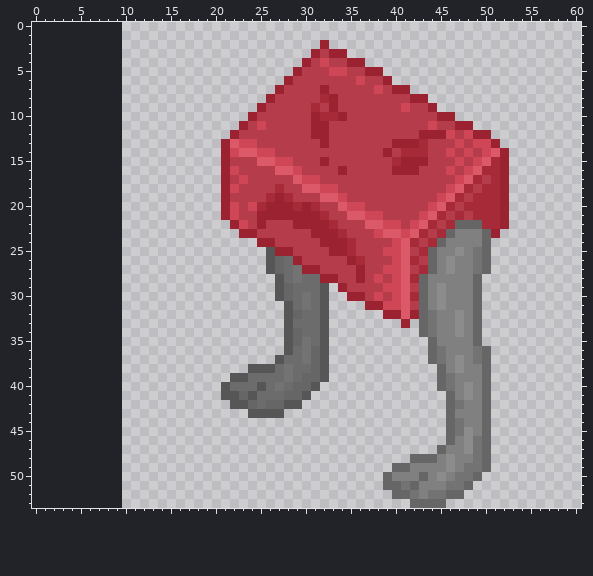
A pixel-art sprite gets an edit: EnemyImages/bricc.png. Above, as it was before the edit.
The file is 64x64 pixels. Colours within 5 levels of each other are drawn and written as one. The old version is drawn lined up with the new one, on the new canvas.
Once edited:
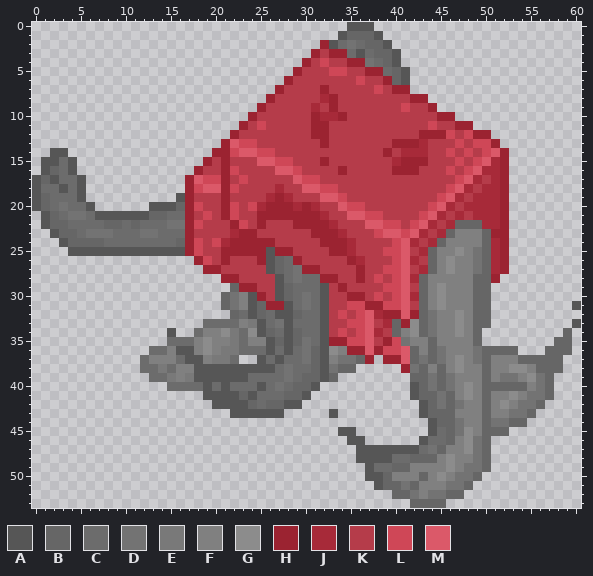
Palette (. is transparent): A #565656  B #666666  C #6c6c6c  D #737373  E #797979  F #808080  G #8c8c8c  H #9b2331  J #a72a39  K #b53c4a  L #cf4757  M #db5969
Difference:
canvas 64x64 -> 61x54, the old top-left corner now at 10,-8 (the part of the old canvas that was cut away was empty and is not shown)
Changed rows in their new state; - is an unchanged pixel.
first column x 33:
 0 --AAA----
 1 -ABBBA---
 2 ACDCBBA--
 3 --CACBBA-
 4 ----DCBA-
 5 ------CBA
 6 -------BA
first column x 0:
14 --AA----------------H----------------------------------------
15 -AACA--------------HK----------------------------------------
16 -ABCA-------------HKK----------------------------------------
17 ABACCA-----------HMLL----------------------------------------
18 ACCACA-----------HLMM----------------------------------------
19 ABCCCA----------AHKKK----------------------------------------
20 ABCDCCA------AAABHLKK----------------------------------------
21 -ABCDDCAAAAAABBCCHKLK----------------------------------------
22 -ABBCCCCBBCBCCCDDHLKKK---------------------------------------
23 --ABBCDDDCCCDDCCCHKKKKJ-----------------------------H--------
24 ---ABBBBCCCCCCCCBHLKLJHHH--------------------------JH--------
25 ----AAAAAAAAAAAAAHLKKHHHHH-------------------------JH--------
26 ------------------HLKHKKKH-------------------------JH--------
27 -------------------HHKKKKK-------------------------JH--------
28 ---------------------HHKKKK-----------------------BH---------
29 ----------------------BHHKK------K----------------B----------
30 ---------------------BDFAHK------KK---------------B----------
31 ---------------------BDFABHH-----KKLL-------------B---------A
32 ----------------------BCABCA-----KLKLMJ-----------B----------
33 -------------------CCCCFEACD-----KKLLMKJB-G-------B---------A
34 ---------------A--CFFGECGABC-----KLKLMJKBFG----------------B-
35 ---------------CCCFGFFECFFAB-----HHLLMKHLDFF--------------BB-
36 -------------CCFAAFGFEECCCAC-----GFHHMHLLMBF-------BBB---BBB-
37 ------------CFFFCAAFEEC--AC------FDDBH-HHMBD-------FFFBBBBB--
38 ------------CCECFFAAAAAA---------DBB-----HDBF------FFGGFBBB--
39 -------------CCEFEAAAA-----------B--------BBD------FDDFGDB---
40 ---------------CCCCAC---------------------ABD------BBBBFDB---
41 -------------------AA---------------------ABBD-----FFGFDDB---
42 --------------------AA---------------------ABD-----FGFDDB----
43 ----------------------AA---------A---------ABB-----FFDDB-----
44 --------------------------------------------AB-----DDBB------
45 ----------------------------------AA--------AC-----BB--------
46 -----------------------------------AA------ACC---------------
47 ------------------------------------AAAAAAACD----------------
48 ------------------------------------AAAACC-------------------
49 -------------------------------------ACC---------------------
50 -------------------------------------AA----------------------
51 --------------------------------------A----------------------
Boxes around the changes in both pictures, in picture pixels (x1, y1, x2, y2):
added: (329, 22, 410, 85)
added: (32, 148, 284, 418)
added: (482, 229, 581, 436)
added: (329, 283, 446, 490)
